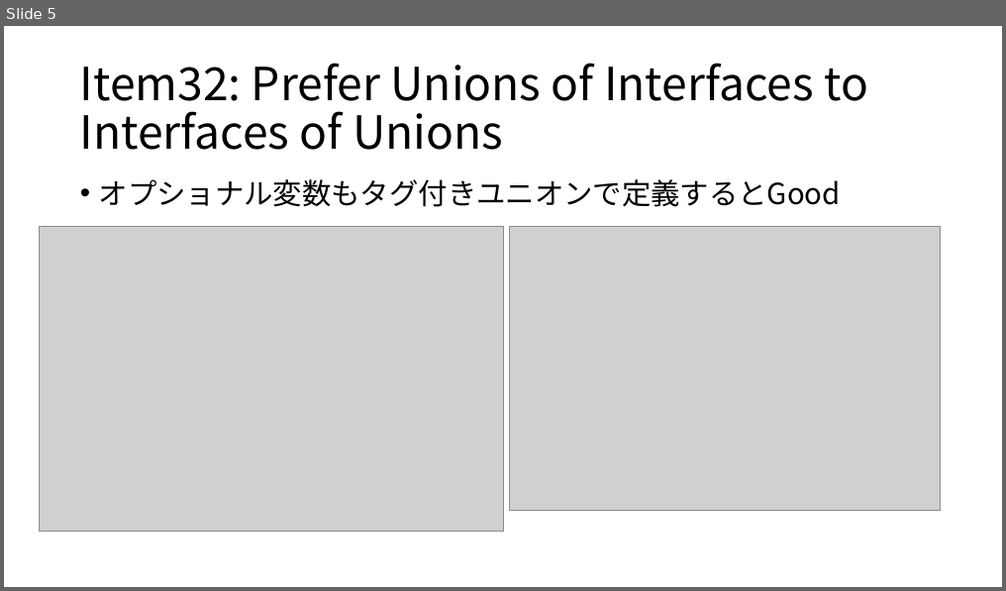
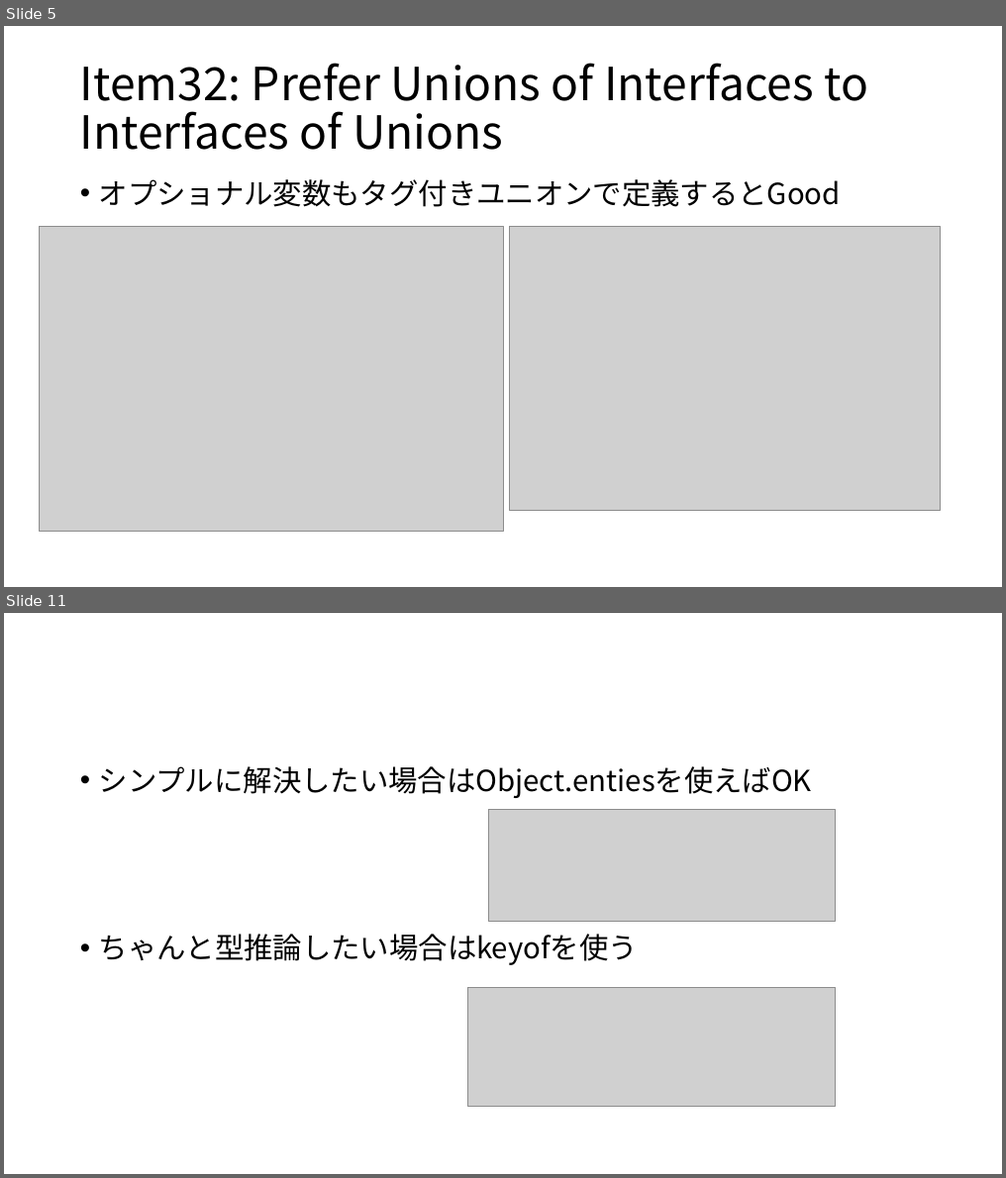
Before and after one commit to tomoyanp/document, a slide deck: 勉強会2.pptx. Shown one above the other, each under a label of ours: slide 5 before the commit, slides 5 and 11 after it; the slides between them are not shown. The pictures are 1006x591 and 1006x1178 pixels, drawn with LibreOffice and Linux fonts; fonts in the diff are those of the drawing; grey boxes stand for pictures. Boxes give left, top, right and bottom in pixels: in the first picture for what was removed or moved away, otherwise in the second. Text is boxed around its words. In the diff, an @@ line names an element or a change of style, - is before the commit and + after.

```diff
--- a/勉強会2.pptx
+++ b/勉強会2.pptx
@@ slide 11 added at (x1=4, y1=613, x2=1002, y2=1174), background #FFFFFF @@
@@ text added at (x1=99, y1=766, x2=812, y2=965), 28 pt, text #000000 @@
+• シンプルに解決したい場合はObject.entiesを使えばOK
+• ちゃんと型推論したい場合はkeyofを使う
@@ picture added at (x1=488, y1=810, x2=836, y2=922) @@
@@ picture added at (x1=468, y1=987, x2=836, y2=1106) @@
```
Also in this commit, not shown: 8 other slides added.
